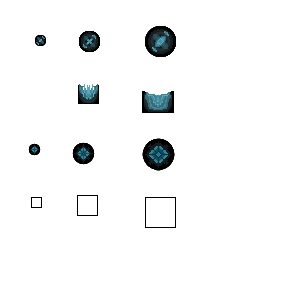
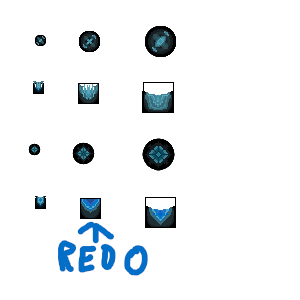
Before/after of a 300 × 300 layered artwork. What changed in the layer stack:
removed layer "Paint Layer 2" (1st of 2) over [33, 81, 174, 94]
removed layer "Paint Layer 2" (2nd of 2) over [33, 81, 174, 94]
added layer "Paint Layer 11" above "Paint Layer 4" over [31, 195, 175, 276]
painted on "Paint Layer 4" (1st of 2) over [33, 81, 174, 94]
painted on "Paint Layer 3" over [31, 81, 175, 256]
added group "small hardpoint" with 6 layers above "REDO" over [31, 196, 64, 256]
added layer "Paint Layer 17" in group "small hardpoint" over [31, 196, 64, 256]
added layer "Paint Layer 16" in group "small hardpoint" over [31, 196, 64, 256]
added layer "Paint Layer 15" in group "small hardpoint" over [31, 196, 64, 256]
added layer "Paint Layer 14" in group "small hardpoint" over [31, 196, 64, 256]
added layer "Paint Layer 13" in group "small hardpoint" over [31, 196, 64, 256]
added group "REDO" with 5 layers above "Paint Layer 5" over [31, 195, 128, 273]
added layer "Paint Layer 10" in group "REDO" over [31, 195, 128, 273]
added layer "Paint Layer 9" in group "REDO" over [64, 195, 128, 256]
added layer "Paint Layer 8" in group "REDO" over [64, 195, 128, 256]
added layer "Paint Layer 7" in group "REDO" over [64, 195, 128, 256]
added layer "Paint Layer 6" in group "REDO" over [64, 195, 128, 256]
moved "Paint Layer 5" above "Paint Layer 4", painted on it over [31, 81, 175, 256]
added layer "Paint Layer 4" (2nd of 2) above "Background" over [31, 195, 175, 256]
